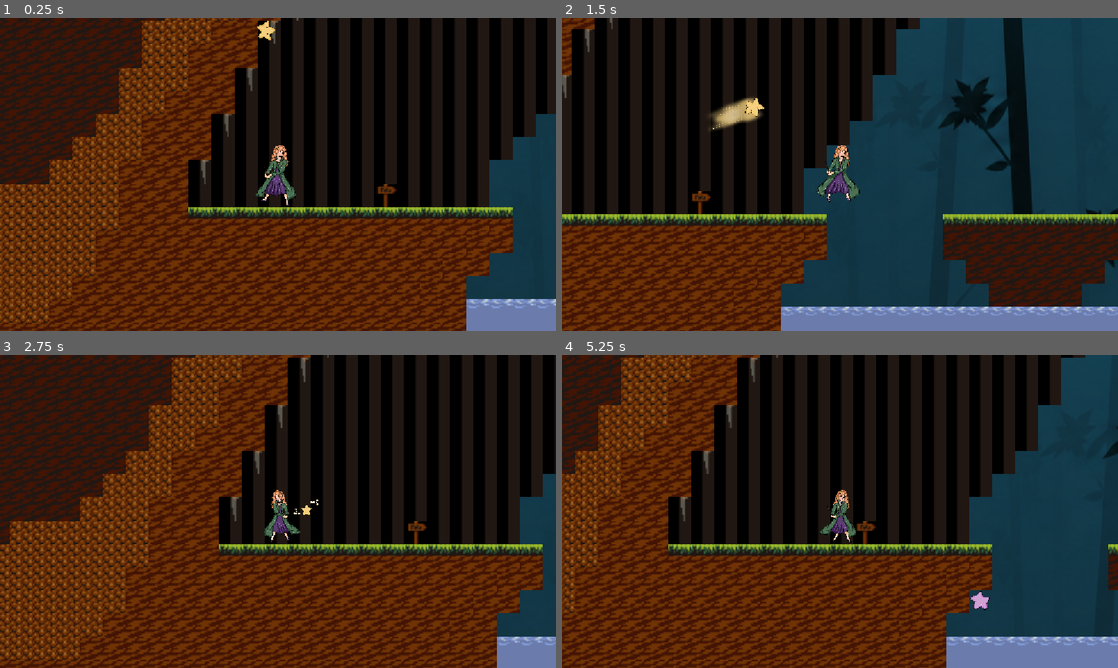
Above: before the commit, frames 1-4 (two rows, left to right).
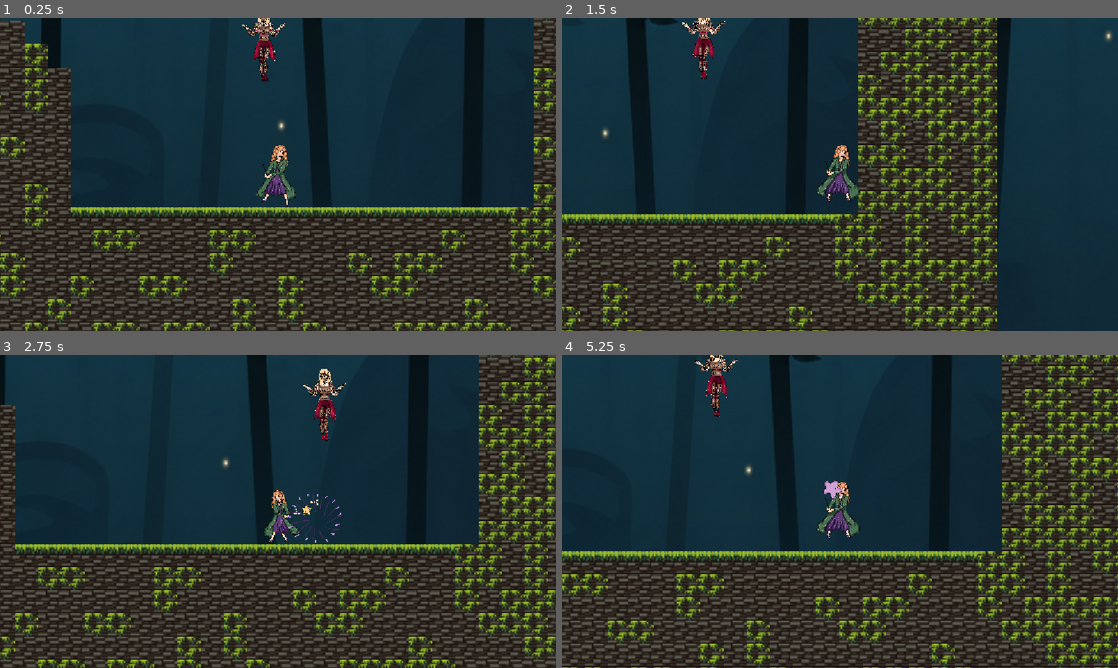
Above: after the commit, the same moments.

Repository: marist-spc/Wanderstar
Game: Godot game, scene res://level1.tscn
Same seed, same stepped clock (60 frames per second), same inputs: the game is played once before the commit and once after it.
Inputs (mouse positions are in pixels of both pictures, inside the frame that each line leads up to):
- Up to frame 1 (0.25 s): no input
- Up to frame 2 (1.5 s): move the mouse to (962, 158) at 0.52 s; hold Right mouse button (move_star) 0.53-1.28 s; hold D (move_right) from 0.53 s (still down); tap Space (jump) at 0.77 s; move the mouse to (728, 190) at 1.27 s; click (728, 190) at 1.35 s
- Up to frame 3 (2.75 s): tap Space (jump) at 1.52 s; move the mouse to (333, 442) at 2.02 s; release D (move_right) at 2.03 s; hold A (move_left) from 2.03 s (still down); hold Q (star_return) from 2.03 s (still down)
- Up to frame 4 (5.25 s): move the mouse to (812, 574) at 2.77 s; release A (move_left) at 2.78 s; release Q (star_return) at 2.78 s; hold D (move_right) 2.78-4.28 s; tap E (swap_star) at 2.85 s; tap Space (jump) at 3.02, 3.77, 4.52 s; move the mouse to (1006, 558) at 3.52 s; hold Right mouse button (move_star) 3.53-4.28 s; move the mouse to (673, 464) at 4.27 s; hold A (move_left) 4.28-5.03 s; click (673, 464) at 4.35 s; move the mouse to (867, 511) at 5.02 s; hold D (move_right) from 5.03 s (still down); hold Q (star_return) from 5.03 s (still down)

The runs differ from the first frame. In frame 1, 92% of the frame differs, in the area x 0-100%, y 0-100%; in frame 2, 83%; in frame 3, 95%; in frame 4, 97%.

Commit message:
Projectile

Diff:
--- a/door.gd
+++ b/door.gd
@@ -1,8 +1,4 @@
 extends RigidBody2D
-
-#func _on_button_area_entered(area: Area2D) -> void:
-
-
 
 func _on_button_body_entered(body: Node2D) -> void:
 	$Sprite2D.hide()
--- a/level1.tscn
+++ b/level1.tscn
@@ -44,7 +44,7 @@
 tile_map_data = PackedByteArray("AAAHABoAAgAJAAgAAAAIABoAAgAJAAgAAAAJABoAAgAJAAgAAAAKABoAAgAJAAgAAAALABoAAgAJAAgAAAAMAB …(68880 unchanged characters)…
 
 [node name="Wander" parent="." unique_id=544053539 instance=ExtResource("4_v8kj3")]
-position = Vector2(174, 392)
+position = Vector2(2751, 603)
 
 [node name="Star" parent="." unique_id=33048179 node_paths=PackedStringArray("wander") instance=ExtResource("5_crycw")]
 position = Vector2(207, 366)
--- a/monster_1.gd
+++ b/monster_1.gd
@@ -27,7 +27,6 @@
 
 	move_and_slide()
 
-
 func _on_area_2d_area_shape_entered(area_rid: RID, area: Area2D, area_shape_index: int, local_shape_index: int) -> void:
 	health -= 1
 	$AnimatedSprite2D.modulate = Color(1, 0, 0)
@@ -35,7 +34,5 @@
 	if health == 0:
 		queue_free()
 
-
-
 func _on_damage_taken_timeout() -> void:
 	$AnimatedSprite2D.modulate = Color(1, 1, 1)
--- a/project.godot
+++ b/project.godot
@@ -19,6 +19,10 @@
 
 window/stretch/mode="canvas_items"
 window/stretch/aspect="expand"
+
+[global_group]
+
+projectile=""
 
 [input]
 
--- /dev/null
+++ b/projectile.gd
@@ -0,0 +1,24 @@
+extends Area2D
+
+var velocity:Vector2 = Vector2.ZERO
+
+func _ready() -> void:
+		$Explosion/ExplosionHitbox.disabled = true
+
+func _physics_process(delta: float) -> void:
+	#move_and_slide()
+	position += velocity * delta
+
+func _on_explode_control_body_entered(body: Node2D) -> void:
+	$Explosion/ExplosionHitbox.set_deferred("disabled", false)
+	$"Attack Timer".start()
+	$AnimatedSprite2D.play("explode")
+	$ExplosionSound.play()
+
+func _on_attack_timer_timeout() -> void:
+	queue_free()
+
+
+func _on_body_entered(body: Node2D) -> void:
+	if body is TileMapLayer:
+		velocity = Vector2.ZERO
--- /dev/null
+++ b/projectile.tscn
@@ -0,0 +1,89 @@
+[gd_scene format=3 uid="uid://b3bnpepf4c77j"]
+
+[ext_resource type="Texture2D" uid="uid://c2jrm08wismab" path="res://art/Mini boss orb 3.PNG" id="1_2xblw"]
+[ext_resource type="Script" uid="uid://csg6a8rxejbq3" path="res://projectile.gd" id="1_dac07"]
+[ext_resource type="Texture2D" uid="uid://cofdpjxm5ua20" path="res://art/Mini boss orb 4.PNG" id="2_dac07"]
+[ext_resource type="Texture2D" uid="uid://b0ts8hylpat1f" path="res://art/Mini boss orb 5.PNG" id="3_0c7x6"]
+[ext_resource type="Texture2D" uid="uid://nnxbyp7i4o1w" path="res://art/Mini boss orb 1.PNG" id="4_wpwum"]
+[ext_resource type="Texture2D" uid="uid://ci3tfqnuhqu8g" path="res://art/Mini boss orb 2.PNG" id="5_nsmhe"]
+[ext_resource type="AudioStream" uid="uid://jfgwgqdotq0v" path="res://art/explosion.mp3" id="7_0c7x6"]
+
+[sub_resource type="SpriteFrames" id="SpriteFrames_g4v7s"]
+animations = [{
+"frames": [{
+"duration": 1.0,
+"texture": ExtResource("1_2xblw")
+}, {
+"duration": 1.0,
+"texture": ExtResource("2_dac07")
+}, {
+"duration": 1.0,
+"texture": ExtResource("3_0c7x6")
+}],
+"loop": 1,
+"name": &"explode",
+"speed": 5.0
+}, {
+"frames": [{
+"duration": 1.0,
+"texture": ExtResource("4_wpwum")
+}, {
+"duration": 1.0,
+"texture": ExtResource("5_nsmhe")
+}],
+"loop": 1,
+"name": &"falling",
+"speed": 5.0
+}]
+
+[sub_resource type="CircleShape2D" id="CircleShape2D_yf5fn"]
+radius = 15.779085
+
+[sub_resource type="CircleShape2D" id="CircleShape2D_57qmd"]
+
+[sub_resource type="CircleShape2D" id="CircleShape2D_wpwum"]
+radius = 8.4
+
+[node name="Projectile" type="Area2D" unique_id=2077922938 groups=["projectile"]]
+collision_layer = 10
+collision_mask = 3
+script = ExtResource("1_dac07")
+
+[node name="AnimatedSprite2D" type="AnimatedSprite2D" parent="." unique_id=1227509085]
+position = Vector2(-6, 12)
+rotation = 3.3946655
+scale = Vector2(0.025, 0.025)
+sprite_frames = SubResource("SpriteFrames_g4v7s")
+animation = &"explode"
+
+[node name="Attack Timer" type="Timer" parent="." unique_id=1209569277]
+wait_time = 0.3
+one_shot = true
+
+[node name="ExplodeControl" type="Area2D" parent="." unique_id=2037587926]
+collision_layer = 10
+collision_mask = 3
+
+[node name="MovingHitbox" type="CollisionShape2D" parent="ExplodeControl" unique_id=1749916200]
+position = Vector2(-2.9999998, 6)
+scale = Vector2(0.7, 0.7)
+shape = SubResource("CircleShape2D_yf5fn")
+
+[node name="CollisionShape2D" type="CollisionShape2D" parent="." unique_id=1609212678]
+position = Vector2(-3, 6)
+shape = SubResource("CircleShape2D_57qmd")
+
+[node name="Explosion" type="Area2D" parent="." unique_id=1976306306]
+collision_layer = 8
+
+[node name="ExplosionHitbox" type="CollisionShape2D" parent="Explosion" unique_id=1070966205]
+position = Vector2(-1.9999999, -1.0000002)
+scale = Vector2(2.5, 2.5)
+shape = SubResource("CircleShape2D_wpwum")
+
+[node name="ExplosionSound" type="AudioStreamPlayer2D" parent="." unique_id=1605157130]
+stream = ExtResource("7_0c7x6")
+
+[connection signal="body_entered" from="." to="." method="_on_body_entered"]
+[connection signal="timeout" from="Attack Timer" to="." method="_on_attack_timer_timeout"]
+[connection signal="body_entered" from="ExplodeControl" to="." method="_on_explode_control_body_entered"]
--- a/star.gd
+++ b/star.gd
@@ -16,8 +16,6 @@
 	$ExplodeControl/MovingHitbox.disabled = true
 	$Explosion/ExplosionHitbox.disabled = true
 
-
-
 func _physics_process(delta):
 	#move the star to wherever its supposed to be going
 
@@ -32,17 +30,14 @@
 	if target_position.distance_to(position) < 3:
 		velocity = position*0
 
-
 func _process(delta):
 	#makes the star follow mouse position
 	if $"Attack Timer".time_left <= 0:
 		get_global_mouse_position()
 		look_at(get_global_mouse_position())
-
 	#normal movement stuff
 	position += velocity * delta * star_speed_modifier
 	move_and_slide()
-
 
 func _on_wander_recall(pos):
 	if current_star != "purple":
@@ -55,8 +50,6 @@
 func _on_wander_star_move(pos):
 	if current_star != "purple":
 		target_position = pos
-
-
 
 func _on_wander_star_attack():
 	#creates attack HB and starts a timer to recall the HB
@@ -73,8 +66,6 @@
 			$"Attack Timer".start()
 			$ExplodeControl/MovingHitbox.disabled = false
 
-
-
 func _on_attack_timer_timeout():
 	#after amt of time end the attack
 	$Node2D/AttackHitbox.disabled = true
@@ -86,13 +77,11 @@
 		$Explosion/ExplosionHitbox.disabled = true
 		$SpriteController/PurpleAnimations.play("idle")
 
-
 func _on_wander_star_swap() -> void:
 	color_index += 1
 	if color_index >= colors.size():
 		color_index = 0
 	current_star = colors[color_index]
-
 	#Show the current star anim and hide the inactive ones
 	if current_star == "yellow":
 		$SpriteController/PurpleAnimations.visible = false
@@ -102,7 +91,6 @@
 		$SpriteController/PurpleAnimations.visible = true
 		$SpriteController/YellowAnimations.visible = false
 		$SpriteController/PurpleAnimations.play("idle")
-
 #Collision check for the launched star
 func _on_explode_control_body_entered(body: Node2D) -> void:
 	$Explosion/ExplosionHitbox.set_deferred("disabled", false)
--- a/wander.gd
+++ b/wander.gd
@@ -23,8 +23,6 @@
 		velocity.y = JUMP_VELOCITY
 		$AnimatedSprite2D.play("jump")
 		$JumpSound.play()
-
-
 	# Get the input direction and handle the movement/deceleration.
 	# As good practice, you should replace UI actions with custom gameplay actions.
 	if Input.is_action_pressed("move_left"):
@@ -35,7 +33,6 @@
 		$AnimatedSprite2D.flip_h = false
 	else:
 		velocity.x = move_toward(velocity.x, 0, SPEED)
-		#$AnimatedSprite2D.play("idle")
 
 	if Input.is_action_pressed("star_return"):
 		#move star to player
@@ -115,7 +112,6 @@
 func _on_dialogue_trigger_3_body_exited(body: Node2D) -> void:
 	$Camera2D/Dialogue.hide()
 
-
 func _on_dialogue_trigger_4_body_entered(body: Node2D) -> void:
 	$Camera2D/Dialogue.text = "Press Q to call Star Back and
 	E changes Star's attack type!"
--- a/woodknight.gd
+++ b/woodknight.gd
@@ -7,8 +7,13 @@
 
 @onready var path_follow: PathFollow2D = get_parent()
 
+@export var projectile_scene: PackedScene
+
 func ready():
 	$AnimatedSprite2D.play("float")
+
+func _on_visible_on_screen_notifier_2d_screen_entered() -> void:
+	$ProjectileTimer.start
 
 func _process(_delta: float) -> void:
 	global_rotation = 0.0
@@ -17,7 +22,20 @@
 	# Increase the knight's progress along the path by speed * time
 	path_follow.progress += speed * delta
 
-@export var mob_scene: PackedScene #This Code was taken from Squash the Creeps
+func _on_projectile_timer_timeout():
+	# Create a new instance of the Mob scene.
+	var projectile = projectile_scene.instantiate()
+
+	# Choose a random location on Path2D.
+	var projectile_spawn_location = $ProjectileSpawn
+
+	# Set the mob's position to the random location.
+	projectile.position = projectile_spawn_location.position
+	# Choose the velocity for the mob.
+	projectile.velocity = Vector2(randf_range(-150.0, 150.0), randf_range(150.0, 250.0))
+
+	# Spawn the mob by adding it to the Main scene.
+	add_child(projectile)
 
 #func _on_mob_timer_timeout(): #Spawns Projectiles
 	#var mob = projectile_scene.instantiate()
--- a/woodknight.tscn
+++ b/woodknight.tscn
@@ -2,6 +2,7 @@
 
 [ext_resource type="Script" uid="uid://b1imdaoshr13y" path="res://woodknight.gd" id="1_1gm4f"]
 [ext_resource type="Texture2D" uid="uid://dlchgmoe6y0tp" path="res://art/Mini boss attack 1.PNG" id="2_kapix"]
+[ext_resource type="PackedScene" uid="uid://b3bnpepf4c77j" path="res://projectile.tscn" id="2_l6u1p"]
 [ext_resource type="Texture2D" uid="uid://c3j5stc07bpr0" path="res://art/Mini boss attack_2.PNG" id="3_l6u1p"]
 [ext_resource type="Texture2D" uid="uid://swdy737u6th8" path="res://art/Mini boss attack _3.PNG" id="4_arxkf"]
 [ext_resource type="Texture2D" uid="uid://d0njxr4pbhnrb" path="res://art/Mini boss attack_4.PNG" id="5_ory1j"]
@@ -50,8 +51,9 @@
 
 [node name="Woodknight" type="CharacterBody2D" unique_id=544053539]
 collision_layer = 8
-collision_mask = 7
+collision_mask = 5
 script = ExtResource("1_1gm4f")
+projectile_scene = ExtResource("2_l6u1p")
 
 [node name="CollisionShape2D" type="CollisionShape2D" parent="." unique_id=835264170]
 scale = Vector2(1, 2)
@@ -64,6 +66,7 @@
 offset = Vector2(40, 0)
 
 [node name="Area2D" type="Area2D" parent="." unique_id=2109985375]
+disable_mode = 2
 collision_layer = 8
 collision_mask = 4
 
@@ -79,5 +82,12 @@
 wait_time = 0.1
 one_shot = true
 
+[node name="ProjectileSpawn" type="Node2D" parent="." unique_id=1510586561]
+position = Vector2(3, 15)
+
+[node name="VisibleOnScreenNotifier2D" type="VisibleOnScreenNotifier2D" parent="." unique_id=852020167]
+
 [connection signal="area_shape_entered" from="Area2D" to="." method="_on_area_2d_area_shape_entered"]
+[connection signal="timeout" from="ProjectileTimer" to="." method="_on_projectile_timer_timeout"]
 [connection signal="timeout" from="DamageTaken" to="." method="_on_damage_taken_timeout"]
+[connection signal="screen_entered" from="VisibleOnScreenNotifier2D" to="." method="_on_visible_on_screen_notifier_2d_screen_entered"]
Binary file added: art/Mini boss orb 1.PNG
Not shown, added: art/Mini boss orb 1.PNG.import
Binary file added: art/Mini boss orb 2.PNG
Not shown, added: art/Mini boss orb 2.PNG.import
Binary file added: art/Mini boss orb 3.PNG
Not shown, added: art/Mini boss orb 3.PNG.import
Binary file added: art/Mini boss orb 4.PNG
Not shown, added: art/Mini boss orb 4.PNG.import
Binary file added: art/Mini boss orb 5.PNG
Not shown, added: art/Mini boss orb 5.PNG.import
Not shown, added: projectile.gd.uid
